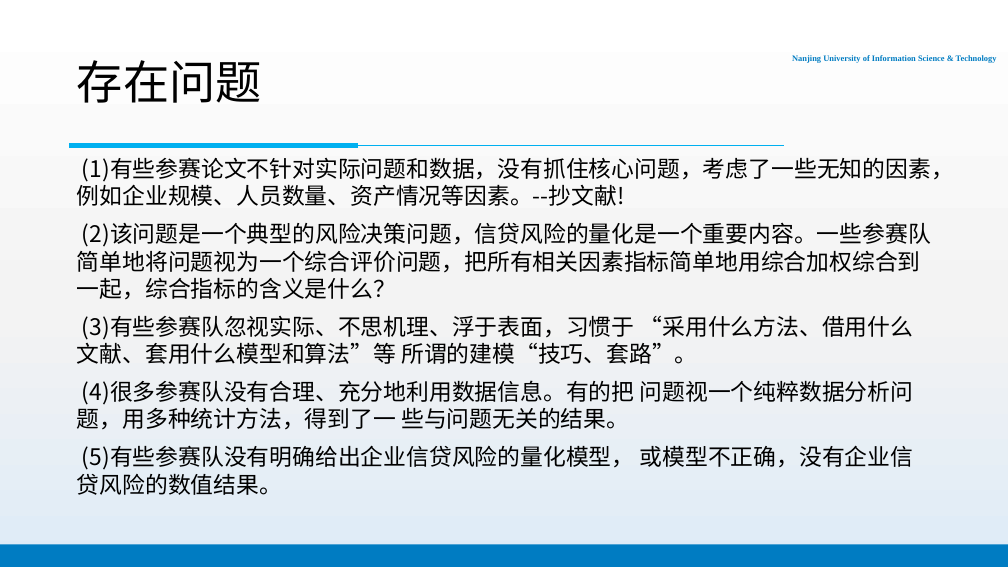
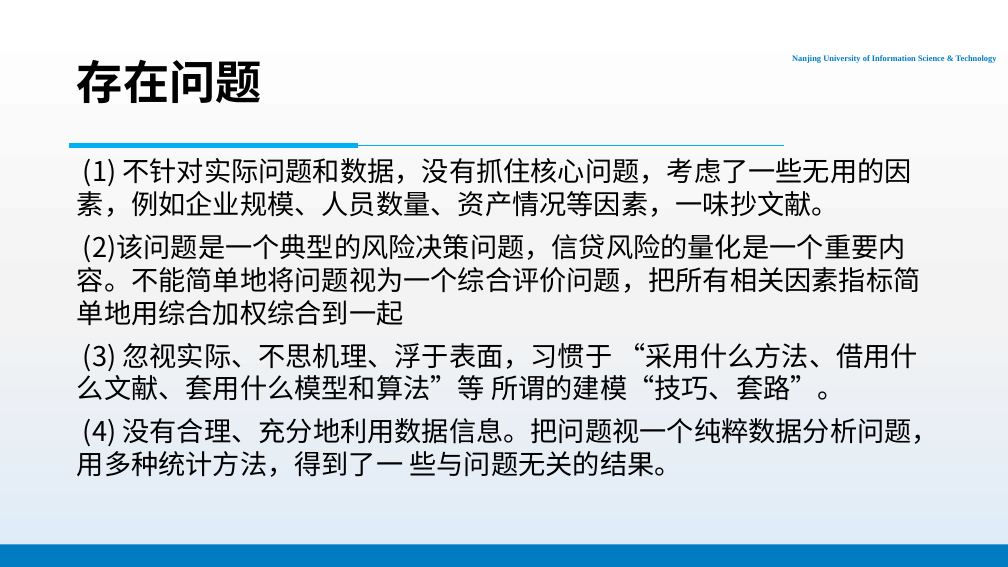
Before and after one commit to PhantomGMC/Week16-Math_model, a slide deck: slide 9 of 数模16周报告.pptx. Drawn at 1008x567 pixels with LibreOffice and Linux fonts; fonts in the diff are those of the drawing; background and template pictures are left out. Boxes give left, top, right and bottom in pixels: in the first picture for what was removed or moved away, otherwise in the second. Text is boxed around its words. In the diff, an @@ line names an element or a change of style, - is before the commit and + after.

```diff
--- a/数模16周报告.pptx
+++ b/数模16周报告.pptx
@@ title "存在问题" at box(77, 60, 262, 103): bold on @@
@@ text at box(77, 158, 939, 477): text changed; size 21.7 to 25.9 pt @@
-(1)有些参赛论文不针对实际问题和数据，没有抓住核心问题，考虑了一些无知的因素，例如企业规模、人员数量、资产情况等因素。--抄文献!
-(2)该问题是一个典型的风险决策问题，信贷风险的量化是一个重要内容。一些参赛队简单地将问题视为一个综合评价问题，把所有相关因素指标简单地用综合加权综合到一起，综合指标的含义是什么？
-(3)有些参赛队忽视实际、不思机理、浮于表面，习惯于 “采用什么方法、借用什么文献、套用什么模型和算法”等 所谓的建模“技巧、套路”。
-(4)很多参赛队没有合理、充分地利用数据信息。有的把 问题视一个纯粹数据分析问题，用多种统计方法，得到了一 些与问题无关的结果。
-(5)有些参赛队没有明确给出企业信贷风险的量化模型， 或模型不正确，没有企业信贷风险的数值结果。
+(1) 不针对实际问题和数据，没有抓住核心问题，考虑了一些无用的因素，例如企业规模、人员数量、资产情况等因素，一味抄文献。
+(2)该问题是一个典型的风险决策问题，信贷风险的量化是一个重要内容。不能简单地将问题视为一个综合评价问题，把所有相关因素指标简单地用综合加权综合到一起
+(3) 忽视实际、不思机理、浮于表面，习惯于 “采用什么方法、借用什么文献、套用什么模型和算法”等 所谓的建模“技巧、套路”。
+(4) 没有合理、充分地利用数据信息。把问题视一个纯粹数据分析问题，用多种统计方法，得到了一 些与问题无关的结果。
```
Also in this commit, not shown: 6 other slides changed, 9 slides added.
